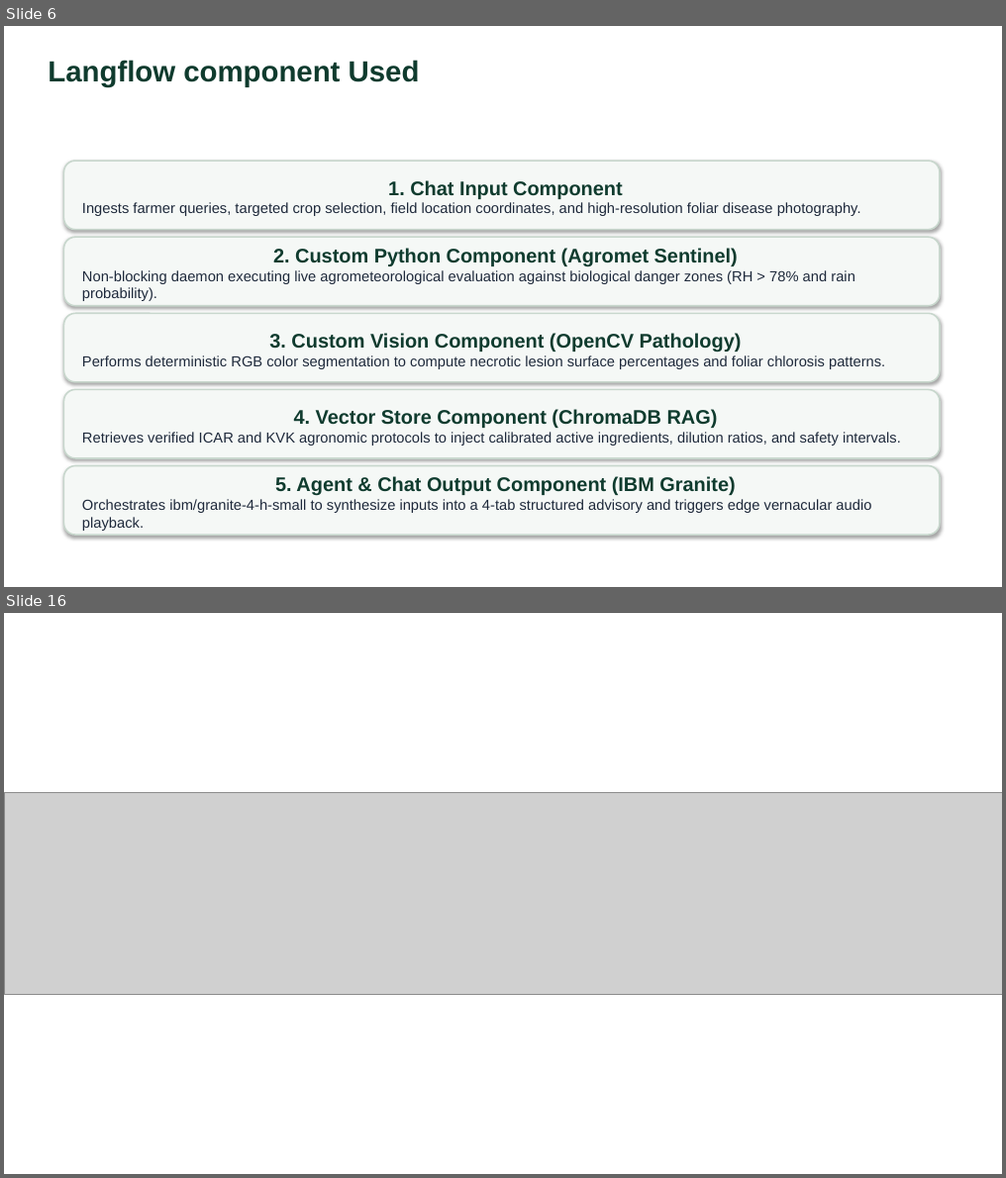
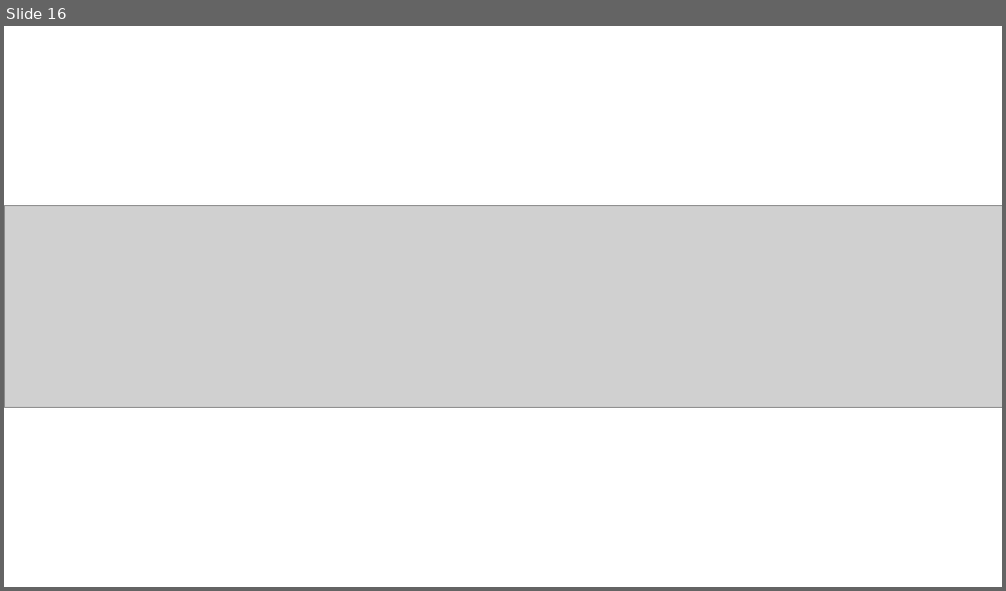
Before and after one commit to swarna-builds/AgriSense-AI-IBM-Granite, a slide deck: your projectpresntation.pptx. Shown one above the other, each under a label of ours: slides 6 and 16 before the commit, slide 16 after it; the slides between them are not shown. The pictures are 1006x1178 and 1006x591 pixels, drawn with LibreOffice and Linux fonts; fonts in the diff are those of the drawing; grey boxes stand for pictures. Boxes give left, top, right and bottom in pixels: in the first picture for what was removed or moved away, otherwise in the second. Text is boxed around its words. In the diff, an @@ line names an element or a change of style, - is before the commit and + after.

```diff
--- a/your projectpresntation.pptx
+++ b/your projectpresntation.pptx
@@ slide 6 removed at (x1=4, y1=26, x2=1002, y2=587), background #FFFFFF @@
@@ text removed at (x1=48, y1=60, x2=420, y2=86) @@
-Langflow component Used
@@ rounded rectangle removed at (x1=63, y1=161, x2=940, y2=230) @@
-1. Chat Input Component
-Ingests farmer queries, targeted crop selection, field location coordinates, and high-resolution foliar disease photography.
@@ rounded rectangle removed at (x1=63, y1=237, x2=940, y2=306) @@
-2. Custom Python Component (Agromet Sentinel)
-Non-blocking daemon executing live agrometeorological evaluation against biological danger zones (RH > 78% and rain probability).
@@ rounded rectangle removed at (x1=63, y1=313, x2=940, y2=382) @@
-3. Custom Vision Component (OpenCV Pathology)
-Performs deterministic RGB color segmentation to compute necrotic lesion surface percentages and foliar chlorosis patterns.
@@ rounded rectangle removed at (x1=63, y1=390, x2=940, y2=459) @@
-4. Vector Store Component (ChromaDB RAG)
-Retrieves verified ICAR and KVK agronomic protocols to inject calibrated active ingredients, dilution ratios, and safety intervals.
@@ rounded rectangle removed at (x1=63, y1=467, x2=940, y2=535) @@
-5. Agent & Chat Output Component (IBM Granite)
-Orchestrates ibm/granite-4-h-small to synthesize inputs into a 4-tab structured advisory and triggers edge vernacular audio playback.
```
Also in this commit, not shown: 3 slides changed, 12 slides added, 11 other slides removed, 1 other file.
